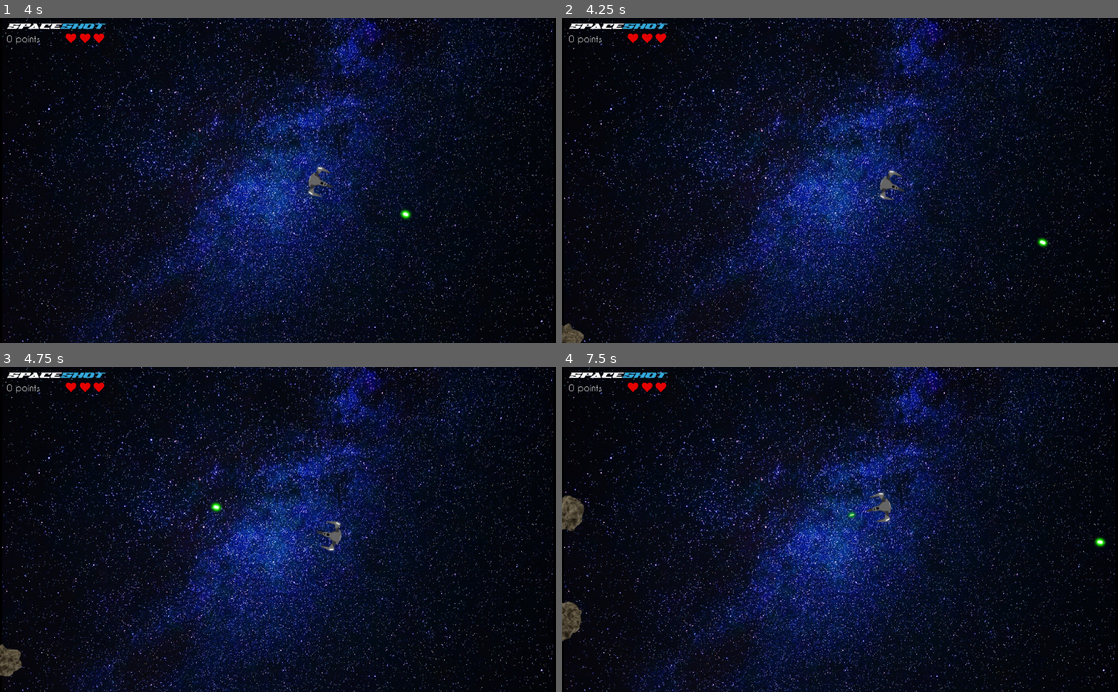
Above: before the commit, frames 1-4 (two rows, left to right).
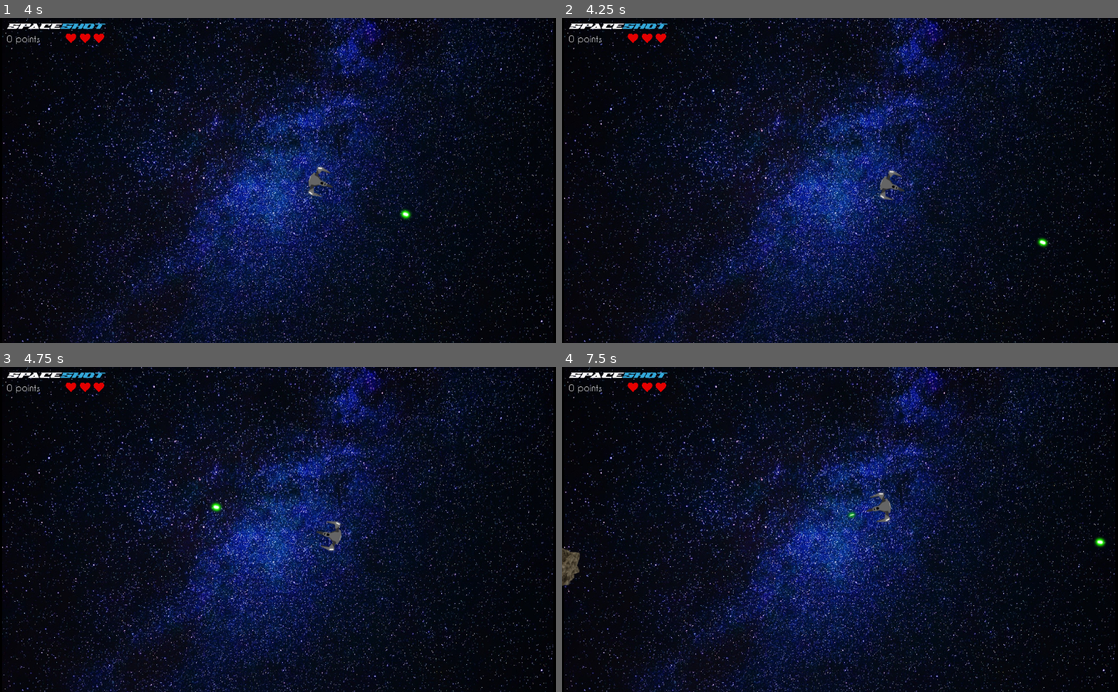
Above: after the commit, the same moments.

Repository: christolord3/Jeux-2D-A2020-Devoirs
Game: Godot game, scene res://scenes/Main.tscn
Two runs of this game, one before a commit and one after it. Both use one fixed random seed, a clock stepped at 60 frames per second and the inputs below.
Inputs (mouse positions are in pixels of both pictures, inside the frame that each line leads up to):
- Up to frame 1 (4 s): tap Enter at 0.5 s; move the mouse to (400, 164) at 0.52 s; hold W (ui_up) 0.53-1.28 s; click (400, 164) at 0.67 s; tap Space at 1.25 s; move the mouse to (166, 196) at 1.27 s; click (166, 196) at 1.42 s; move the mouse to (278, 154) at 2.02 s; hold W (ui_up) 2.03-3.53 s; click (278, 154) at 2.17 s; move the mouse to (278, 154) at 2.77 s; click (278, 154) at 2.92 s; move the mouse to (444, 229) at 3.52 s; click (444, 229) at 3.67 s
- Up to frame 2 (4.25 s): no input
- Up to frame 3 (4.75 s): move the mouse to (111, 480) at 4.27 s; click (111, 480) at 4.42 s
- Up to frame 4 (7.5 s): move the mouse to (867, 529) at 5.02 s; click (867, 529) at 5.17 s; move the mouse to (756, 448) at 5.77 s; hold W (ui_up) from 5.78 s (still down); click (756, 448) at 5.92 s; move the mouse to (962, 513) at 6.52 s; click (962, 513) at 6.67 s; move the mouse to (728, 545) at 7.27 s; click (728, 545) at 7.42 s

Frame 1 is identical in both runs. In frame 2, 0.2% of the frame differs, in the area x 0-4%, y 94-100%; in frame 3, 0.3%; in frame 4, 1.0%, in the area x 0-4%, y 39-85%.

Commit message:
Ajustement de l'apparition des Astéroides
Le jeu est fonctionnel :100:

Diff:
--- a/Devoir 4/JeuSpaceShot/scripts/Jeu.gd
+++ b/Devoir 4/JeuSpaceShot/scripts/Jeu.gd
@@ -13,6 +13,7 @@
 var en_jeu = true;
 var timer = null;
 var secondes = 0;
+var puissance = 0;
 
 func _ready():
 	timer = Timer.new();
@@ -59,7 +60,8 @@
 		get_tree().change_scene("res://scenes/Main.tscn");
 
 func _on_timer_timeout_asteroides():
-	if(secondes == 1):
+	puissance += 0.01;
+	if(secondes == 0.5):
 		secondes = 0;
 		var nouveauAsteroides = asteroides.instance();
 		var positionEcran = round(rand_range(0,5));
@@ -80,4 +82,4 @@
 			nouveauAsteroides.global_position.y = 600;
 			add_child(nouveauAsteroides);
 	else:
-		secondes += 1;
+		secondes += 0.25;
--- a/Devoir 4/JeuSpaceShot/scripts/Joueur.gd
+++ b/Devoir 4/JeuSpaceShot/scripts/Joueur.gd
@@ -9,6 +9,7 @@
 var temps_protection = 0;
 const laser = preload("res://scenes/Laser.tscn");
 onready var position2DCanon = $Position2DCanon;
+onready var collisionShapeJoueur = $CollisionShapeJoueur;
 
 func _ready():
 	timer = Timer.new();
@@ -26,6 +27,7 @@
 		modulate.a = 1;
 		est_protege = false;
 		temps_protection = 0;
+		collisionShapeJoueur.disabled = false;
 	if est_protege:
 		modulate.a = 0.5;
 
@@ -78,6 +80,7 @@
 
 func changer_statut_protege():
 	timer.start();
+	collisionShapeJoueur.disabled = true;
 	est_protege = true;
 
 func obtenir_statut_protection():
